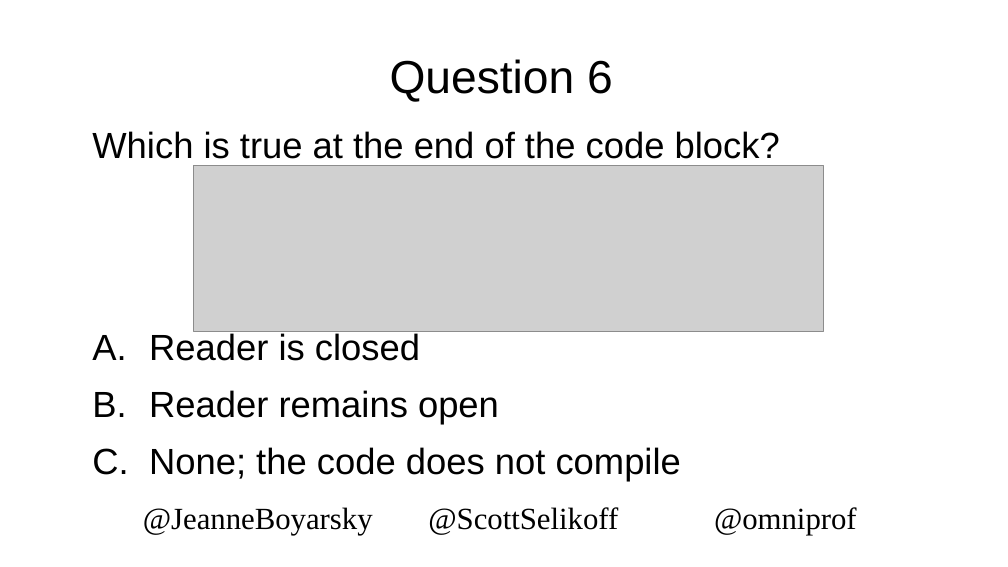
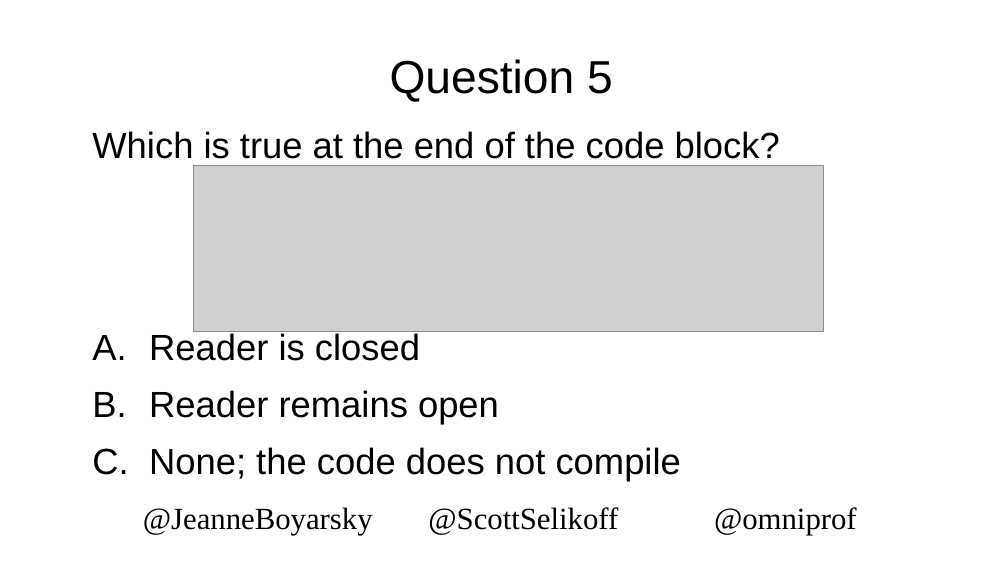
Before and after one commit to boyarsky/2019-oraclecodeone-cert-hol, a slide deck: slide 40 of 2019-OracleCodeOne-HOL.pptx (slide 41 before the commit). Drawn at 1008x567 pixels with LibreOffice and Linux fonts; fonts in the diff are those of the drawing; grey boxes stand for pictures; background and template pictures are left out. Boxes give left, top, right and bottom in pixels: in the first picture for what was removed or moved away, otherwise in the second. Text is boxed around its words. In the diff, an @@ line names an element or a change of style, - is before the commit and + after.

```diff
--- a/2019-OracleCodeOne-HOL.pptx
+++ b/2019-OracleCodeOne-HOL.pptx
@@ title at (390, 59, 613, 102): text changed @@
-Question 6
+Question 5
```
Also in this commit, not shown: 2 other slides changed, 1 slide removed.
